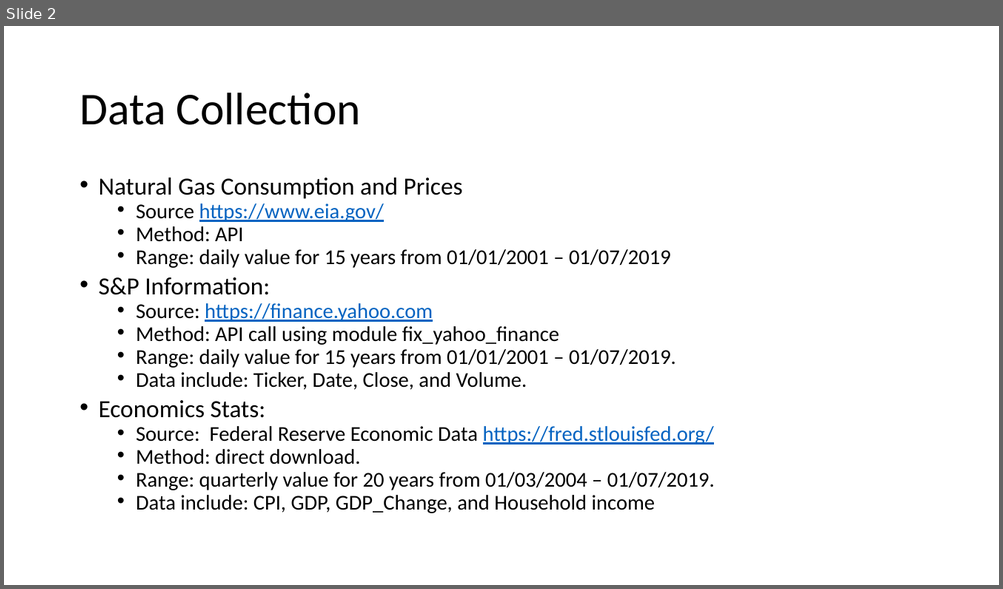
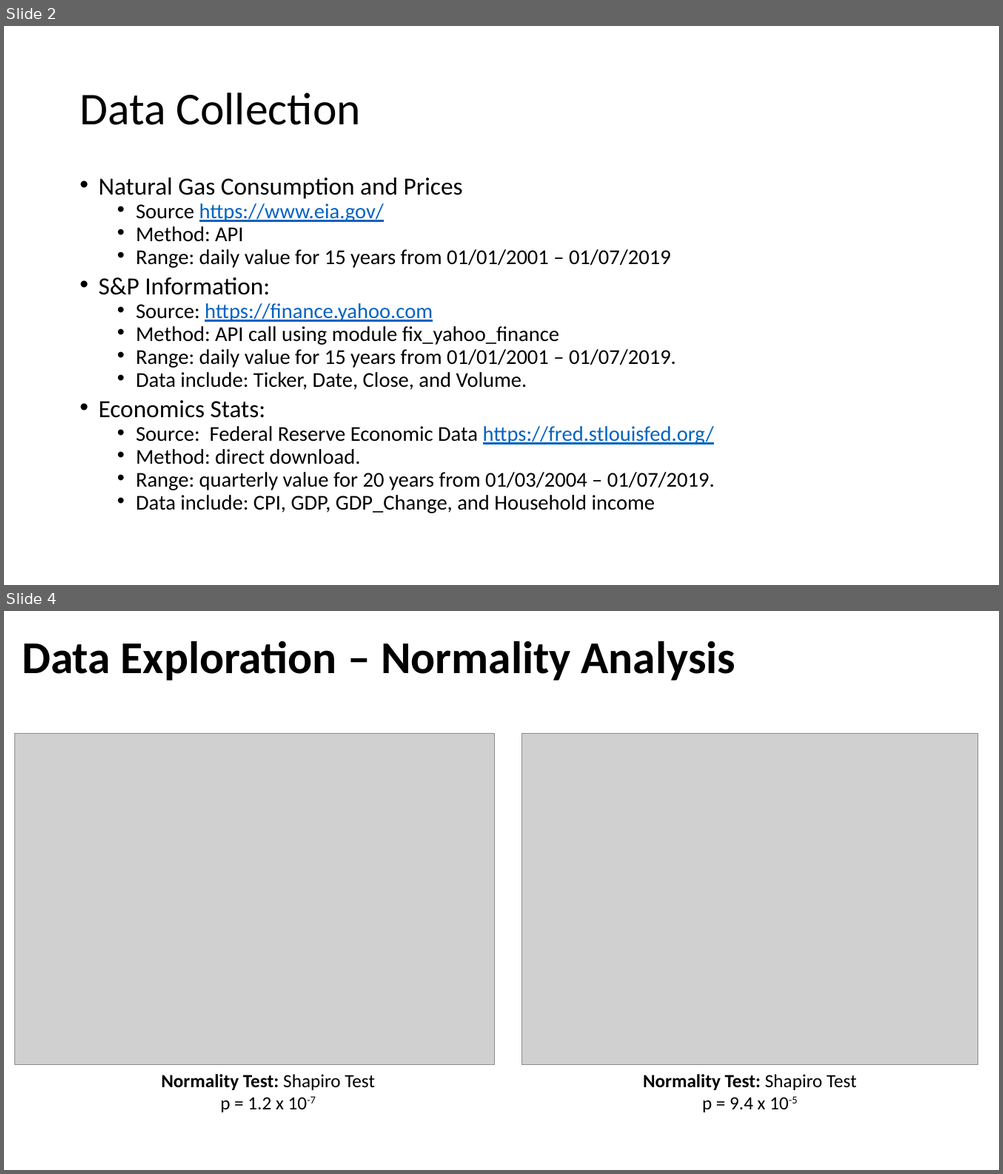
Before and after one commit to jwaliaga/NatGasDemandForcast, a slide deck: Docs/Methodology Presentation.pptx. Shown one above the other, each under a label of ours: slide 2 before the commit, slides 2 and 4 after it; the slides between them are not shown. The pictures are 1003x589 and 1003x1174 pixels, drawn with LibreOffice and Linux fonts; fonts in the diff are those of the drawing; grey boxes stand for pictures. Boxes give left, top, right and bottom in pixels: in the first picture for what was removed or moved away, otherwise in the second. Text is boxed around its words. In the diff, an @@ line names an element or a change of style, - is before the commit and + after.

```diff
--- a/Docs/Methodology Presentation.pptx
+++ b/Docs/Methodology Presentation.pptx
@@ slide 4 added at (4,611,999,1170), background #FFFFFF @@
@@ title added at (22,641,736,681), 44 pt, text #000000, bold @@
+Data Exploration – Normality Analysis
@@ picture added at (14,733,494,1065) @@
@@ picture added at (522,733,978,1065) @@
@@ text added at (161,1074,375,1113), 18 pt, text #000000 @@
+Normality Test: Shapiro Test
+p = 1.2 x 10-7
@@ text added at (643,1074,856,1113), 18 pt, text #000000 @@
+Normality Test: Shapiro Test
+p = 9.4 x 10-5
```
Also in this commit, not shown: 1 slide changed, 5 other slides added, 1 slide removed, 32 other files.
